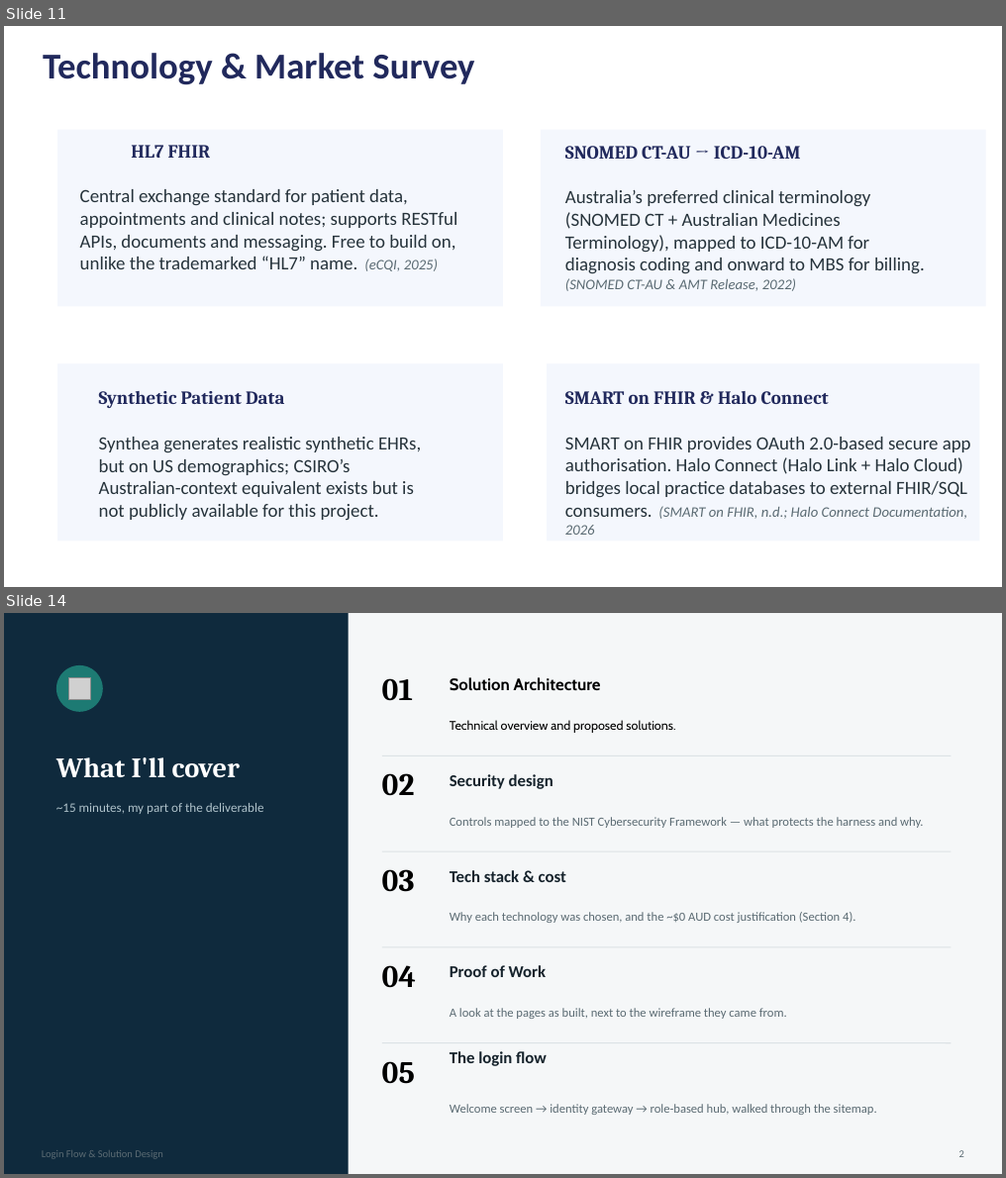
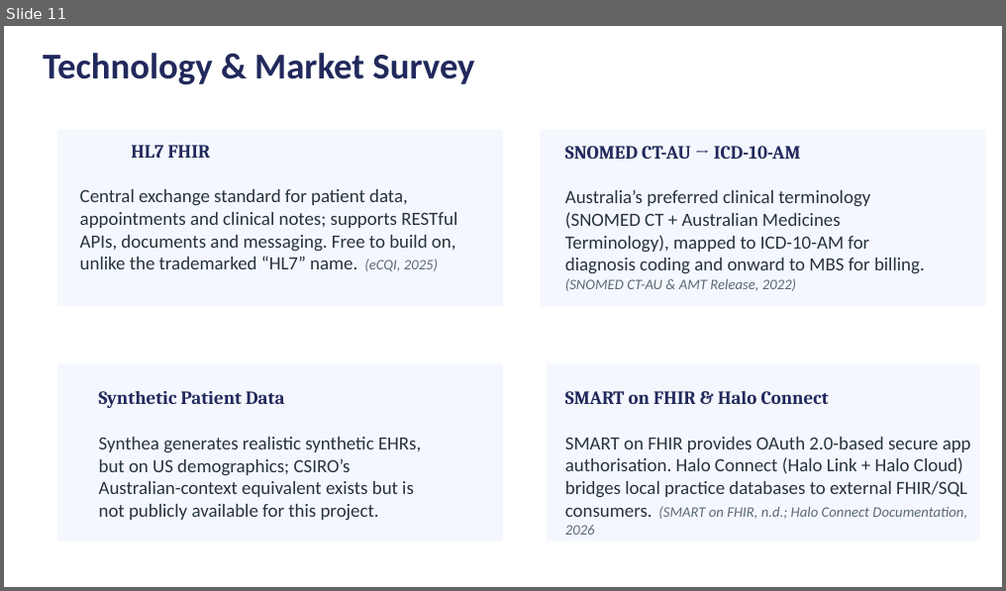
Before and after one commit to SkinnySeal17/HEAALTHCARE_SYSTEM, a slide deck: DOCUMENTS/Presentation_Assignment2.pptx. Shown one above the other, each under a label of ours: slides 11 and 14 before the commit, slide 11 after it; the slides between them are not shown. The pictures are 1006x1178 and 1006x591 pixels, drawn with LibreOffice and Linux fonts; fonts in the diff are those of the drawing; grey boxes stand for pictures. Boxes give left, top, right and bottom in pixels: in the first picture for what was removed or moved away, otherwise in the second. Text is boxed around its words. In the diff, an @@ line names an element or a change of style, - is before the commit and + after.

```diff
--- a/DOCUMENTS/Presentation_Assignment2.pptx
+++ b/DOCUMENTS/Presentation_Assignment2.pptx
@@ slide 14 removed at bbox=[4, 613, 1002, 1174], background #F5F7F8 @@
@@ rectangle removed at bbox=[4, 613, 349, 1174] @@
@@ ellipse removed at bbox=[56, 665, 103, 712] @@
@@ picture removed at bbox=[68, 677, 91, 700] @@
@@ text removed at bbox=[382, 678, 413, 701] @@
-01
@@ text removed at bbox=[450, 677, 601, 691] @@
-Solution Architecture
@@ text removed at bbox=[450, 720, 675, 733] @@
-Technical overview and proposed solutions.
@@ text removed at bbox=[56, 758, 240, 778] @@
-What I'll cover
@@ line removed from (382, 756) to (951, 756) @@
@@ text removed at bbox=[382, 773, 415, 796] @@
-02
@@ text removed at bbox=[450, 774, 553, 789] @@
-Security design
@@ text removed at bbox=[56, 803, 264, 814] @@
-~15 minutes, my part of the deliverable
@@ text removed at bbox=[450, 817, 923, 828] @@
-Controls mapped to the NIST Cybersecurity Framework — what protects the harness and why.
@@ line removed from (382, 852) to (951, 852) @@
@@ text removed at bbox=[382, 869, 415, 892] @@
-03
@@ text removed at bbox=[450, 870, 566, 882] @@
-Tech stack & cost
@@ text removed at bbox=[450, 912, 855, 923] @@
-Why each technology was chosen, and the ~$0 AUD cost justification (Section 4).
@@ line removed from (382, 948) to (951, 948) @@
@@ text removed at bbox=[382, 965, 416, 988] @@
-04
@@ text removed at bbox=[450, 965, 547, 977] @@
-Proof of Work
@@ text removed at bbox=[450, 1008, 787, 1019] @@
-A look at the pages as built, next to the wireframe they came from.
@@ line removed from (382, 1044) to (951, 1044) @@
@@ text removed at bbox=[450, 1052, 547, 1066] @@
-The login flow
@@ text removed at bbox=[382, 1061, 415, 1084] @@
-05
@@ text removed at bbox=[450, 1104, 877, 1115] @@
-Welcome screen → identity gateway → role-based hub, walked through the sitemap.
@@ text removed at bbox=[42, 1151, 163, 1159] @@
-Login Flow & Solution Design
@@ text removed at bbox=[959, 1151, 964, 1157] @@
-2
```
Also in this commit, not shown: 10 slides changed, 4 slides added, 2 other slides removed.
